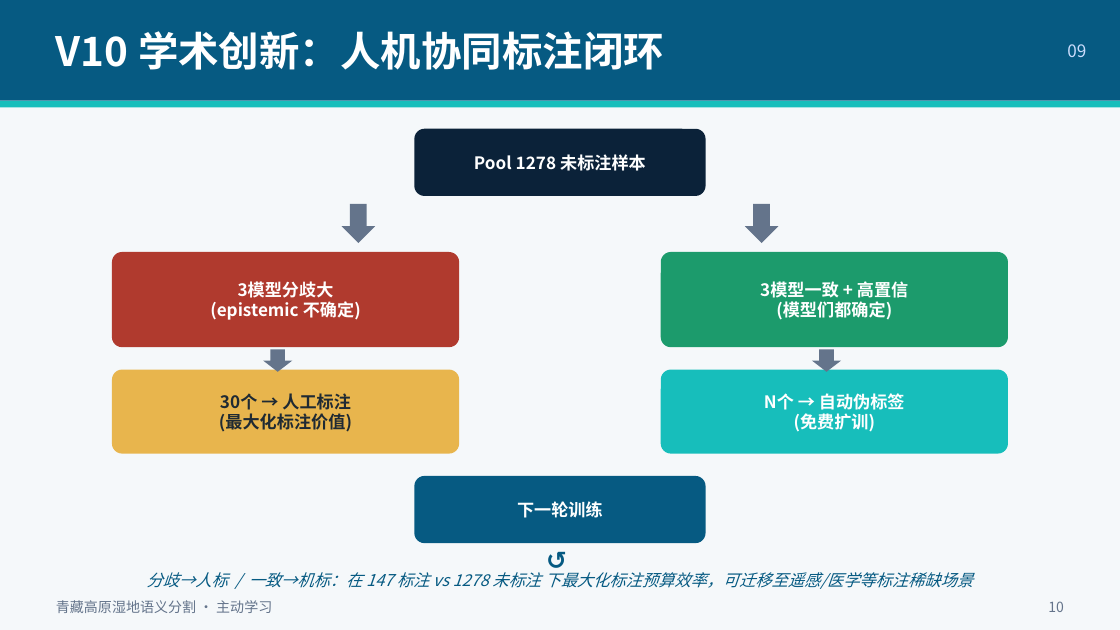
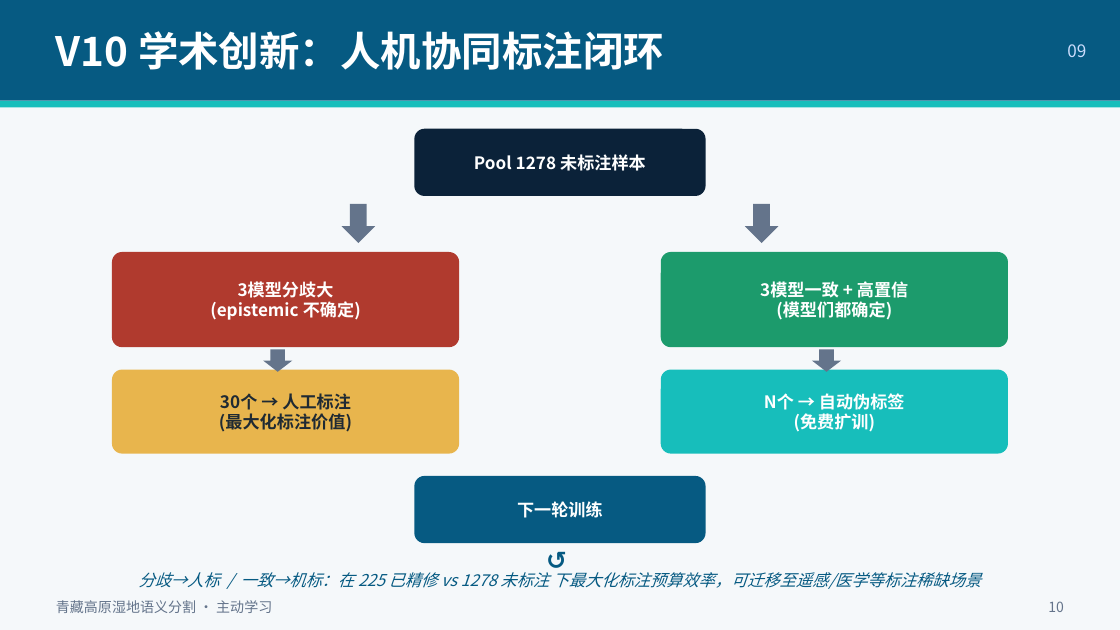
Before and after one commit to bboyWang/tp0630, a slide deck: slide 10 of 湿地语义分割研究进展_v4-v9_20260731.pptx. Drawn at 1120x630 pixels with LibreOffice and Linux fonts; fonts in the diff are those of the drawing. Boxes give left, top, right and bottom in pixels: in the first picture for what was removed or moved away, otherwise in the second. Text is boxed around its words. In the diff, an @@ line names an element or a change of style, - is before the commit and + after.

```diff
--- a/湿地语义分割研究进展_v4-v9_20260731.pptx
+++ b/湿地语义分割研究进展_v4-v9_20260731.pptx
@@ text at (x1=139, y1=572, x2=982, y2=589): text changed @@
-分歧→人标 / 一致→机标：在 147 标注 vs 1278 未标注 下最大化标注预算效率，可迁移至遥感/医学等标注稀缺场景
+分歧→人标 / 一致→机标：在 225 已精修 vs 1278 未标注 下最大化标注预算效率，可迁移至遥感/医学等标注稀缺场景
```
Also in this commit, not shown: 1 other slide changed, 3 other files.
